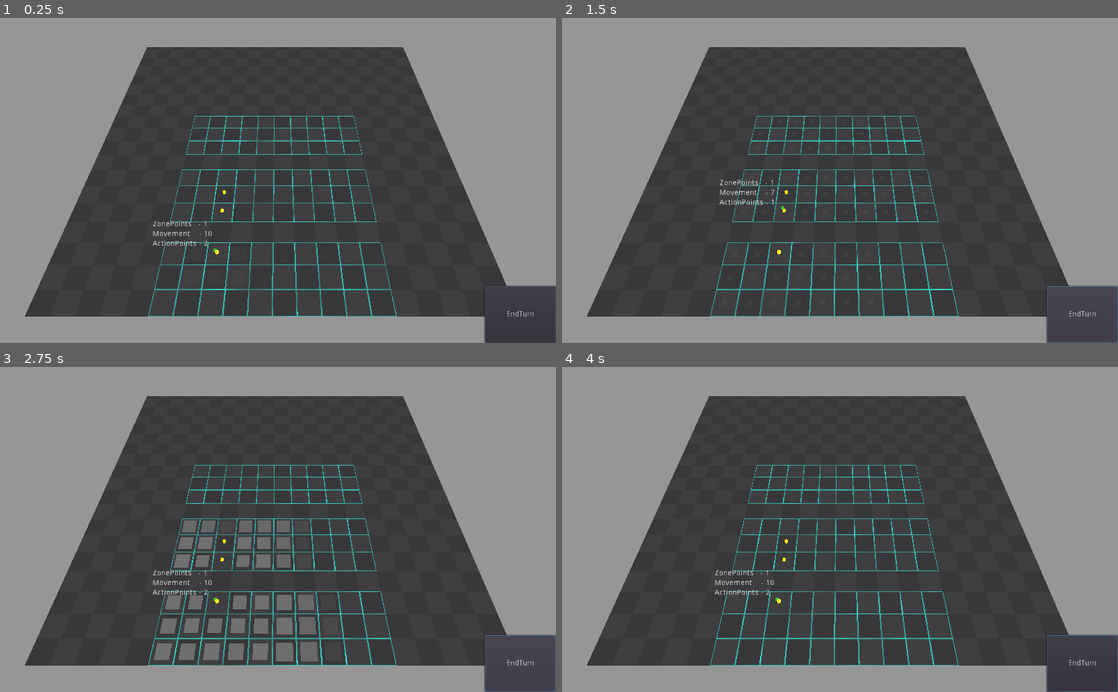
Above: before the commit, frames 1-4 (two rows, left to right).
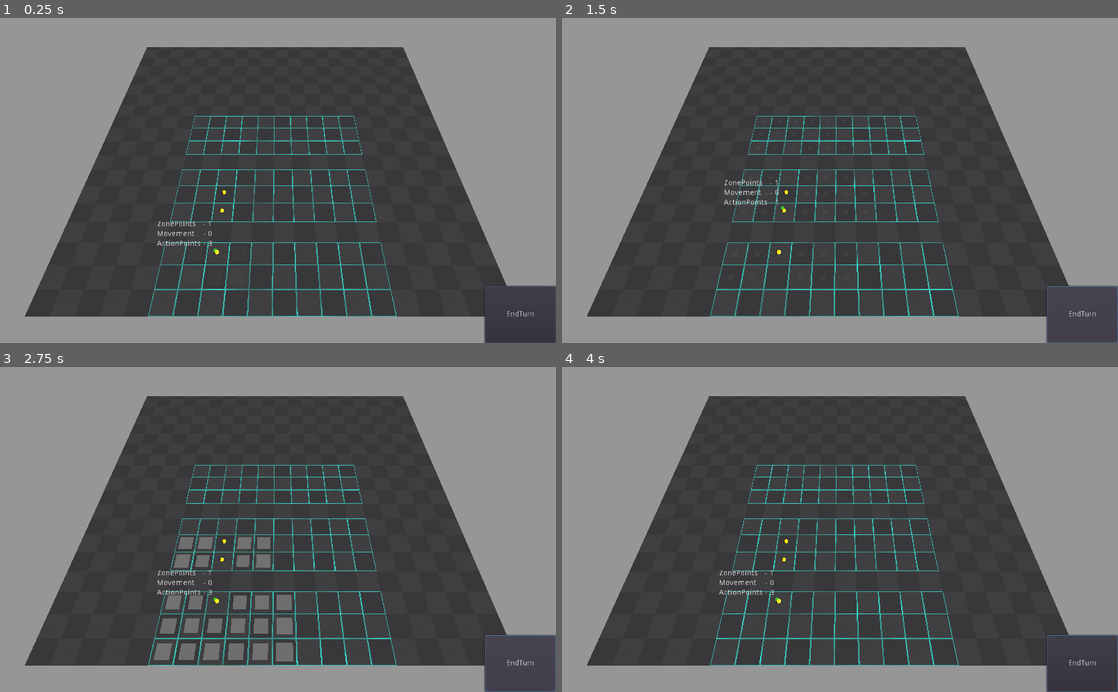
Above: after the commit, the same moments.

Repository: Rogotch/Desert
Game: Godot game, scene res://Resources/Scenes/3D/3dMap.tscn
Two runs of this game, one before a commit and one after it. Both use one fixed random seed, a clock stepped at 60 frames per second and the inputs below. The project has no main scene, so this scene is started directly.
Inputs (mouse positions are in pixels of both pictures, inside the frame that each line leads up to):
- Up to frame 1 (0.25 s): no input
- Up to frame 2 (1.5 s): click "EndTurn" at 0.5 s; click "EndTurn" at 1.25 s
- Up to frame 3 (2.75 s): click "EndTurn" at 2 s
- Up to frame 4 (4 s): move the mouse to (962, 513) at 2.77 s; click (962, 513) at 2.92 s; move the mouse to (728, 545) at 3.52 s; click (728, 545) at 3.67 s

The runs differ from the first frame. In frame 1, 0.2% of the frame differs, in the area x 27-39%, y 62-71%; in frame 2, 0.2%; in frame 3, 1.3%, in the area x 27-58%, y 47-91%; in frame 4, 0.2%.
Error before the commit: Invalid get index '17' (on base: 'Array'). (res://Resources/Scripts/3DScripts/ArenaScript.gd:443)
Error after the commit: Invalid get index '17' (on base: 'Array'). (res://Resources/Scripts/3DScripts/ArenaScript.gd:446)

Commit message:
Movement for ActionPoints
Реализовал передвижение за трату AP - 1 AP даёт игроку передвижение в размере его скорости. Чтобы пойти, игроку нужно потратить хотя бы 1 AP.

Diff:
--- a/Resources/Scenes/3D/3dMap.tscn
+++ b/Resources/Scenes/3D/3dMap.tscn
@@ -182,32 +182,32 @@
 
 [node name="Character" parent="CharactersNode" instance=ExtResource( 1 )]
 transform = Transform( 1, 0, 0, 0, 1, 0, 0, 0, 1, 20.4581, 0, 76.0808 )
-speed = 30.0
-MaxMovement = 10
+physic_speed = 30.0
+MaxMovement = 1
+ZoneCross = 1
+MaxActionPoints = 3
+GridPath = NodePath("../../Environment/GridMap")
+MarkerPath = NodePath("../../Environment/Marker")
+DrawPath = NodePath("../../Environment/Draw")
+ArenaMainNodePath = NodePath("../..")
+AttackDistance = 1
+
+[node name="Character2" parent="CharactersNode" instance=ExtResource( 1 )]
+transform = Transform( 1, 0, 0, 0, 1, 0, 0, 0, 1, 58.9311, 0, 79.2737 )
+physic_speed = 30.0
+MaxMovement = 2
 ZoneCross = 1
 MaxActionPoints = 2
 GridPath = NodePath("../../Environment/GridMap")
 MarkerPath = NodePath("../../Environment/Marker")
 DrawPath = NodePath("../../Environment/Draw")
 ArenaMainNodePath = NodePath("../..")
-AttackDistance = 1
-
-[node name="Character2" parent="CharactersNode" instance=ExtResource( 1 )]
-transform = Transform( 1, 0, 0, 0, 1, 0, 0, 0, 1, 58.9311, 0, 79.2737 )
-speed = 30.0
-MaxMovement = 5
-ZoneCross = 1
-MaxActionPoints = 1
-GridPath = NodePath("../../Environment/GridMap")
-MarkerPath = NodePath("../../Environment/Marker")
-DrawPath = NodePath("../../Environment/Draw")
-ArenaMainNodePath = NodePath("../..")
 AttackDistance = 2
 
 [node name="Character3" parent="CharactersNode" instance=ExtResource( 1 )]
 transform = Transform( 1, 0, 0, 0, 1, 0, 0, 0, 1, 42.89, -7.62939e-06, 70.3547 )
-speed = 30.0
-MaxMovement = 7
+physic_speed = 30.0
+MaxMovement = 3
 ZoneCross = 1
 MaxActionPoints = 1
 GridPath = NodePath("../../Environment/GridMap")
--- a/Resources/Scripts/3DScripts/ArenaScript.gd
+++ b/Resources/Scripts/3DScripts/ArenaScript.gd
@@ -188,9 +188,9 @@
 	pass
 
 func SetZoneGrid(character):
-	var cell = {movement = 0, zonePoints = 0, interzoneDir = Vector2.ZERO}
+	var cell = {movement = 0, actionPoints = 0, zonePoints = 0, interzoneDir = Vector2.ZERO}
 	var startPos = character.ZonePosition
-	var movValue = character.Movement
+	var movValue = character.Speed * character.ActionPoints + character.Movement
 	var zonValue = character.ZonePoints
 	var ScanningNodes = {startPos : cell}
 	var nodesKeys = ScanningNodes.keys()
@@ -217,6 +217,9 @@
 						var flag = Grid[gridPos.x][gridPos.y].interZonePoint
 						# Если не интерзона, увеличь стоимость передвижения на 1
 						var movementCost   = ScanningNodes[node].movement   + (0 if flag else 1)
+						# Проверь стоимость в AP
+						var actionsCost    = int(movementCost - character.Movement) / int(character.Speed)
+#						prints("movementCost", "character.Movement", "character.Speed", "actionsCost", str(movementCost), str(character.Movement), str(character.Speed), str(actionsCost))
 						# Если интерзона, увеличь стоимость очков зоны на 1
 						var zonePointsCost = ScanningNodes[node].zonePoints + (1 if flag else 0)
 						# Если интерзона, укажи направление прохода
--- a/Resources/Scripts/3DScripts/Character.gd
+++ b/Resources/Scripts/3DScripts/Character.gd
@@ -2,7 +2,7 @@
 
 class_name Character
 
-export var speed           : float
+export var physic_speed    : float
 export var MaxMovement     : int
 export var ZoneCross       : int
 export var MaxActionPoints : int
@@ -21,11 +21,11 @@
 onready var Grid          = get_node(GridPath)
 onready var Draw          = get_node(DrawPath)
 onready var Arena         = get_node(ArenaMainNodePath)
-#onready var PlayerCamera = $Camera
 
-#var Trace = []
-#var rayOrigin = Vector3()
-#var rayEnd = Vector3()
+#Блок Характеристик
+var Speed        = MaxMovement
+var Multitasking = MaxActionPoints
+#var Constitution
 
 var HitPoints
 
@@ -52,7 +52,9 @@
 # Called when the node enters the scene tree for the first time.
 func _ready():
 	add_to_group("Units")
-	Movement = MaxMovement
+	Movement = 0
+	Speed        = MaxMovement
+	Multitasking = MaxActionPoints
 	yield(get_tree(), "idle_frame")
 	var V3Pos = Grid.world_to_map(transform.origin)
 	ZonePosition = Vector2(V3Pos.x, V3Pos.z)
@@ -68,9 +70,9 @@
 	pass # Replace with function body.
 
 func _physics_process(_delta):
-	if path.size() > 0 && (Movement > 0 || freeMovement):
+	if path.size() > 0 && (Movement + Speed * ActionPoints > 0 || freeMovement):
 		Moving = true
-		velocity = transform.origin.direction_to(path[0]) * speed
+		velocity = transform.origin.direction_to(path[0]) * physic_speed
 		if transform.origin.distance_to(path[0]) > 0.5:
 			velocity = move_and_slide(velocity, Vector3.UP)
 		else:
@@ -130,9 +132,9 @@
 
 func StartTurn():
 	Selecter.visible = true
-	Movement = MaxMovement
+	Movement = 0
 	ZonePoints = ZoneCross
-	ActionPoints = MaxActionPoints
+	ActionPoints = Multitasking
 	Arena.CreatePathZone(self)
 	pass
 
@@ -153,6 +155,7 @@
 		path = newPath
 	pass
 
+# Атака или другие действия. Срабатывает всегда, когда target != null
 func DoSomething():
 	print("Somethimg!")
 	if Arena.InDistanceCheck(self, AttackDistance, target) && ActionPoints > 0:
--- a/Resources/Scripts/NodeScripts/GridPoint.gd
+++ b/Resources/Scripts/NodeScripts/GridPoint.gd
@@ -20,12 +20,13 @@
 
 #Проверка возможности прохождения через эту клетку персонажем
 func CheckMovement(_character, lastPointsCost):
+	var potentialMovement = _character.Speed * _character.ActionPoints + _character.Movement
 #	Если это межзонье, но у игрока есть и пункты движения и пункты перехода между зонами
-	if interZonePoint && _character.ZonePoints > lastPointsCost.zonePoints && _character.Movement > lastPointsCost.movement:
+	if interZonePoint && _character.ZonePoints > lastPointsCost.zonePoints && potentialMovement > lastPointsCost.movement:
 #		То увеличь в стоимости пути количество необходимых пунктов межзония, не меняя при этом пункты движения
 		lastPointsCost.zonePoints += 1
 #		Верни истину, если у персонажа ещё есть очки передвижения и ложь в обратном случае
-		return (_character.Movement > lastPointsCost.movement)
+		return (potentialMovement > lastPointsCost.movement)
 	else:
 #		Если это межзонье, но у игрока нет очков перехода между зонами, то верни ложь
 		if interZonePoint && _character.ZonePoints <= lastPointsCost.zonePoints:
@@ -37,7 +38,7 @@
 			else:
 #				Иначе верни результат в зависимости от того, достаточно ли у игрока очков передвижения и увеличь стоимость передвижения на 1
 				lastPointsCost.movement += 1
-				return (_character.Movement >= lastPointsCost.movement)
+				return (potentialMovement >= lastPointsCost.movement)
 	pass
 
 func OnCellStart():
@@ -51,5 +52,8 @@
 		_Character.ZonePoints -= 1
 	else:
 		if !_Character.freeMovement:
+			if _Character.Movement == 0 && _Character.ActionPoints > 0:
+				_Character.ActionPoints -= 1
+				_Character.Movement = _Character.Speed
 			_Character.Movement -= 1
 	pass
